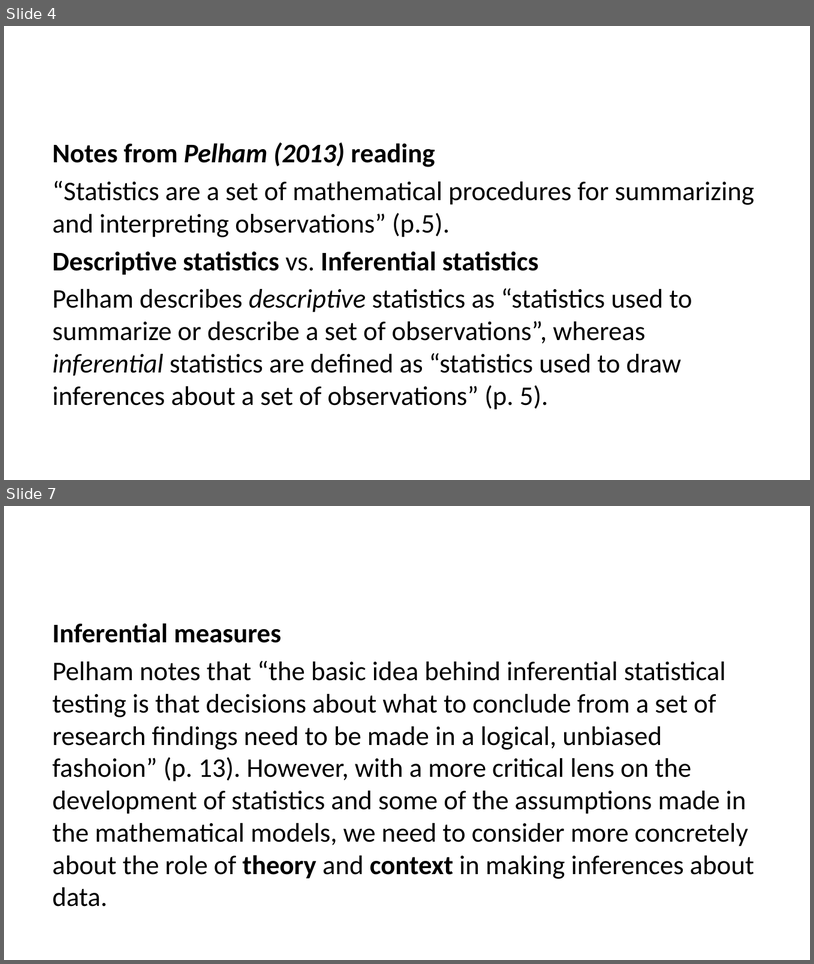
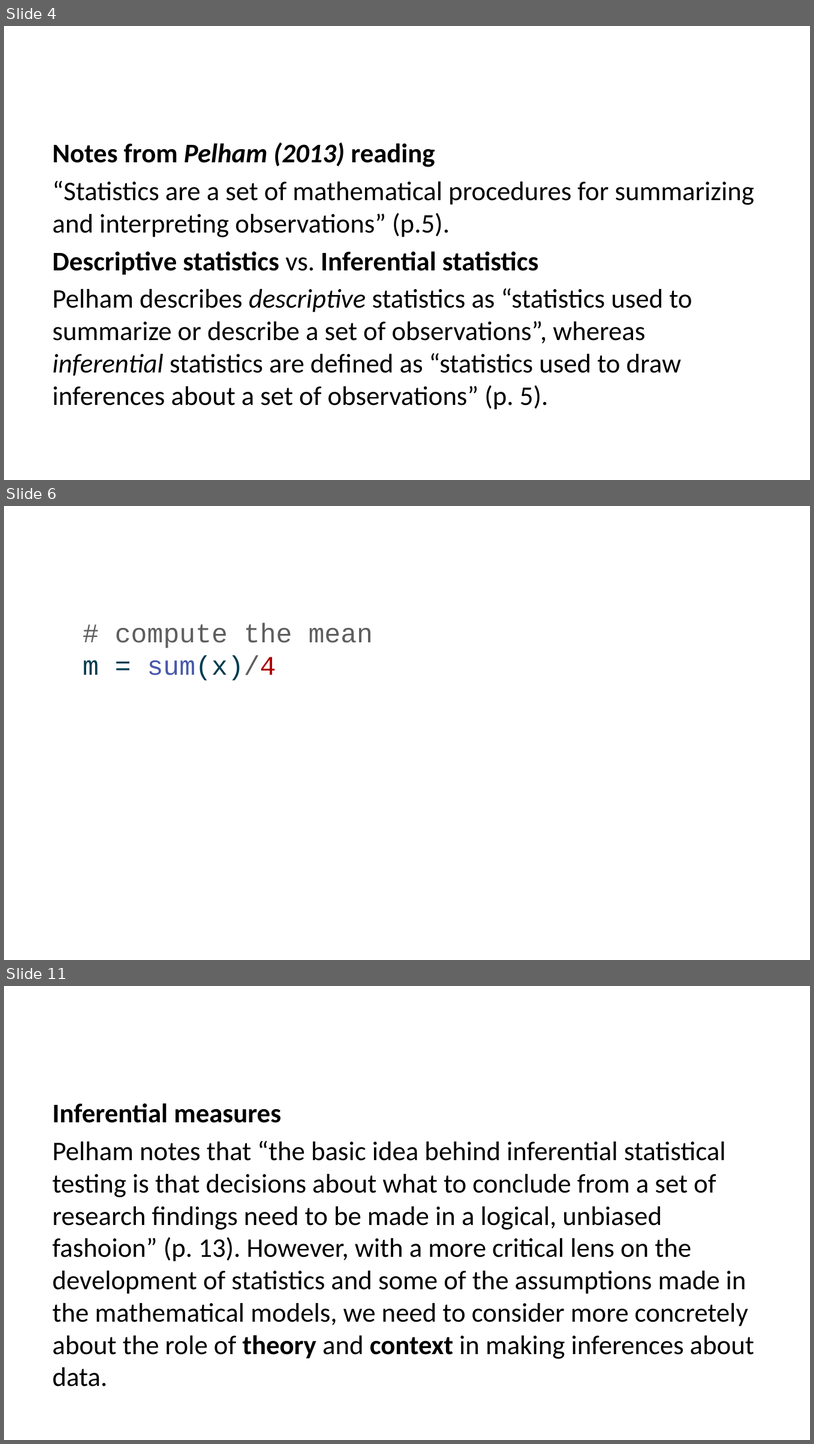
Before and after one commit to data-202/fa24, a slide deck: docs/weeks/week02.pptx. Shown one above the other, each under a label of ours: slides 4 and 7 before the commit, slides 4, 6 and 11 after it; the slides between them are not shown. The pictures are 814x964 and 814x1444 pixels, drawn with LibreOffice and Linux fonts; fonts in the diff are those of the drawing. Boxes give left, top, right and bottom in pixels: in the first picture for what was removed or moved away, otherwise in the second. Text is boxed around its words. In the diff, an @@ line names an element or a change of style, - is before the commit and + after.

```diff
--- a/docs/weeks/week02.pptx
+++ b/docs/weeks/week02.pptx
@@ slide 6 added at <box>4,506,810,960</box>, background #FFFFFF @@
@@ text added at <box>83,624,374,681</box>, 24 pt, text #5E5E5E @@
+# compute the mean
+m = sum(x)/4
@@ what was slide 7 is now slide 11 @@
```
Also in this commit, not shown: 1 slide changed, 3 other slides added, 35 other files.
